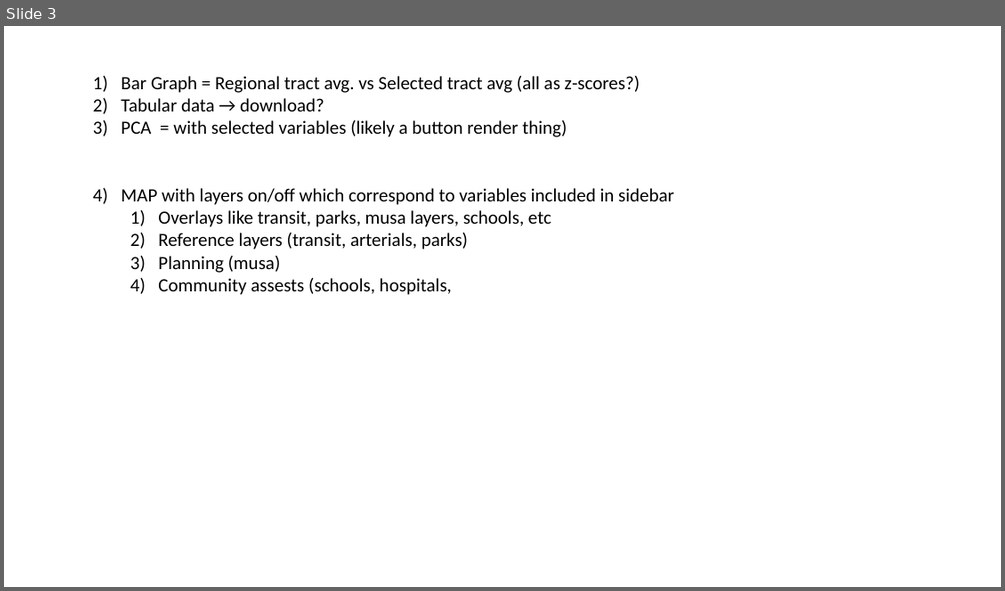
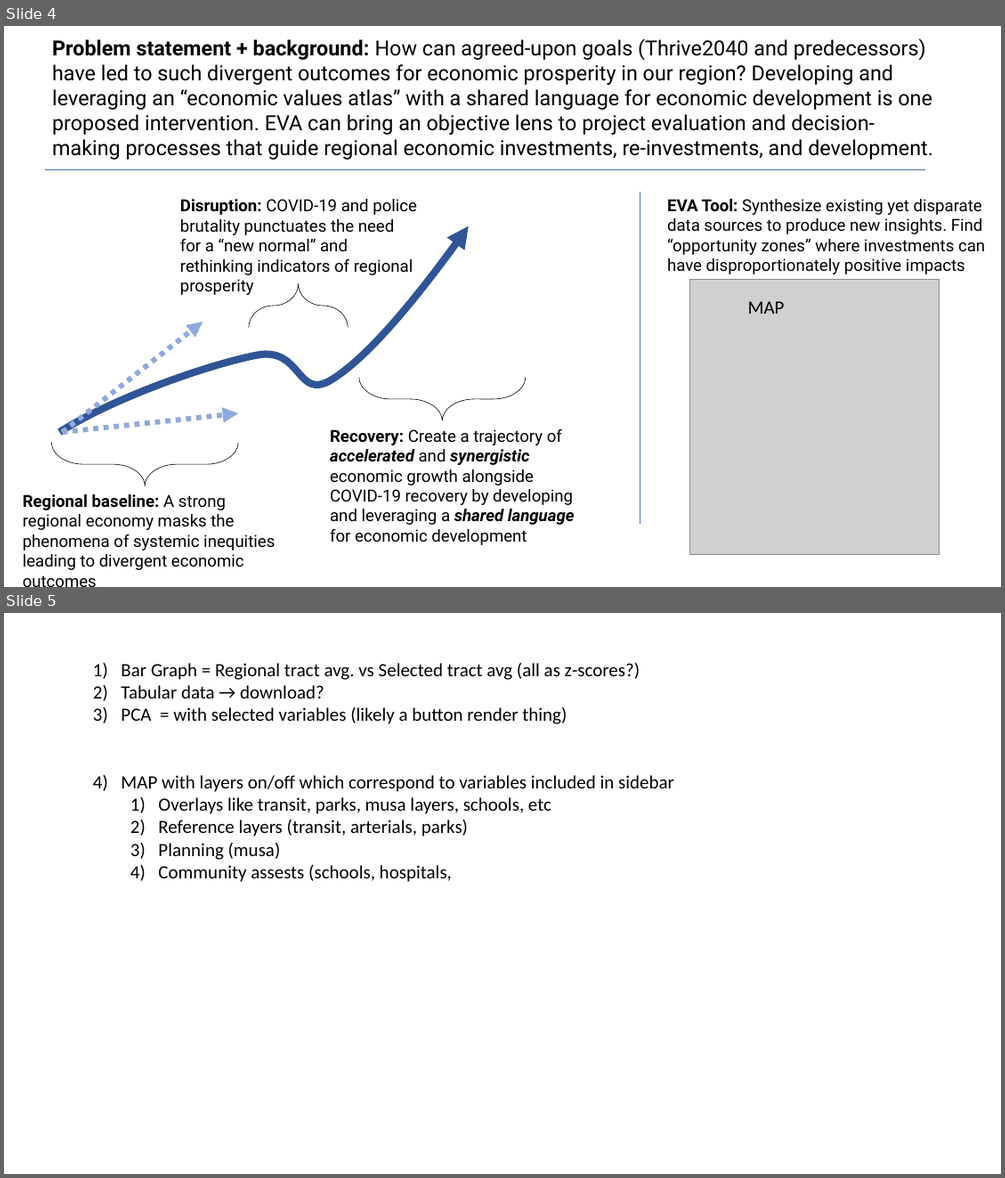
Before and after one commit to Metropolitan-Council/economic-values-atlas, a slide deck: supporting info/MetCValues.pptx. Shown one above the other, each under a label of ours: slide 3 before the commit, slides 4 and 5 after it. The pictures are 1005x591 and 1005x1178 pixels, drawn with LibreOffice and Linux fonts; fonts in the diff are those of the drawing; grey boxes stand for pictures. Boxes give left, top, right and bottom in pixels: in the first picture for what was removed or moved away, otherwise in the second. Text is boxed around its words. In the diff, an @@ line names an element or a change of style, - is before the commit and + after.

Commit message:
add portland data

```diff
--- a/supporting info/MetCValues.pptx
+++ b/supporting info/MetCValues.pptx
@@ slide 4 added at (4, 26, 1001, 587), background #FFFFFF @@
@@ text added at (52, 38, 933, 160), 20 pt, text #000000 @@
+Problem statement + background: How can agreed-upon goals (Thrive2040 and predecessors) have led to such divergent outcomes for economic prosperity in our region? Developing and leveraging an “economic values atlas” with a shared language for economic development is one proposed intervention. EVA can bring an objective lens to project evaluation and decision-making processes that guide regional economic investments, re-investments, and development.
@@ line added from (45, 169) to (925, 169), #4472C4 0.5 pt @@
@@ text added at (180, 199, 417, 275), 16 pt, text #000000 @@
+Disruption: COVID-19 and police brutality punctuates the need for a “new normal” and rethinking indicators of regional prosperity
@@ line added from (639, 524) to (639, 192), #4472C4 0.5 pt @@
@@ text added at (667, 199, 985, 274), 16 pt, text #000000 @@
+EVA Tool: Synthesize existing yet disparate data sources to produce new insights. Find “opportunity zones” where investments can have disproportionately positive impacts
@@ freeform shape added at (59, 226, 469, 432), outline #2F5597 7 pt @@
@@ right brace added at (249, 283, 348, 328), outline #000000 0.5 pt @@
@@ picture added at (689, 280, 938, 555) @@
@@ text added at (748, 301, 785, 313), 18 pt, text #000000 @@
+MAP
@@ freeform shape added at (63, 321, 202, 432), outline #8FAADC 5 pt dashed @@
@@ right brace added at (360, 377, 526, 421), outline #000000 0.5 pt @@
@@ freeform shape added at (63, 413, 238, 432), outline #8FAADC 5 pt dashed @@
@@ right brace added at (51, 443, 238, 486), outline #000000 0.5 pt @@
@@ text added at (330, 429, 574, 545), 16 pt, text #000000 @@
+Recovery: Create a trajectory of accelerated and synergistic economic growth alongside COVID-19 recovery by developing and leveraging a shared language for economic development
@@ text added at (23, 494, 275, 570), 16 pt, text #000000 @@
+Regional baseline: A strong regional economy masks the phenomena of systemic inequities leading to divergent economic outcomes
@@ what was slide 3 is now slide 5 @@
```
Also in this commit, not shown: 2 other slides added, 1 slide removed, 9 other files.
